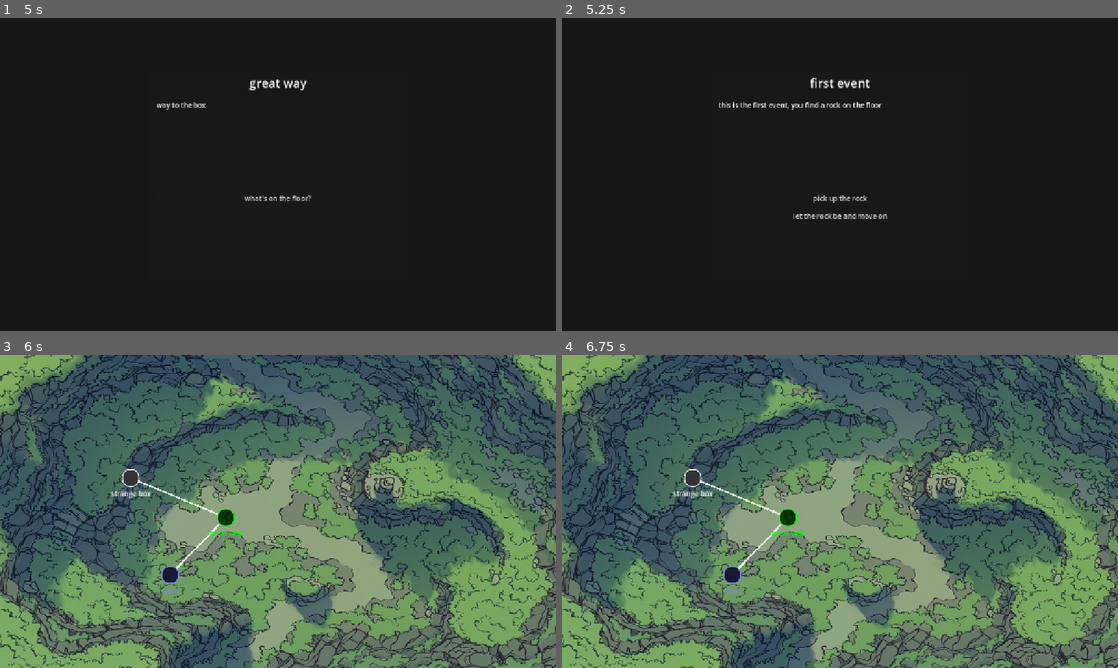
Above: before the commit, frames 1-4 (two rows, left to right).
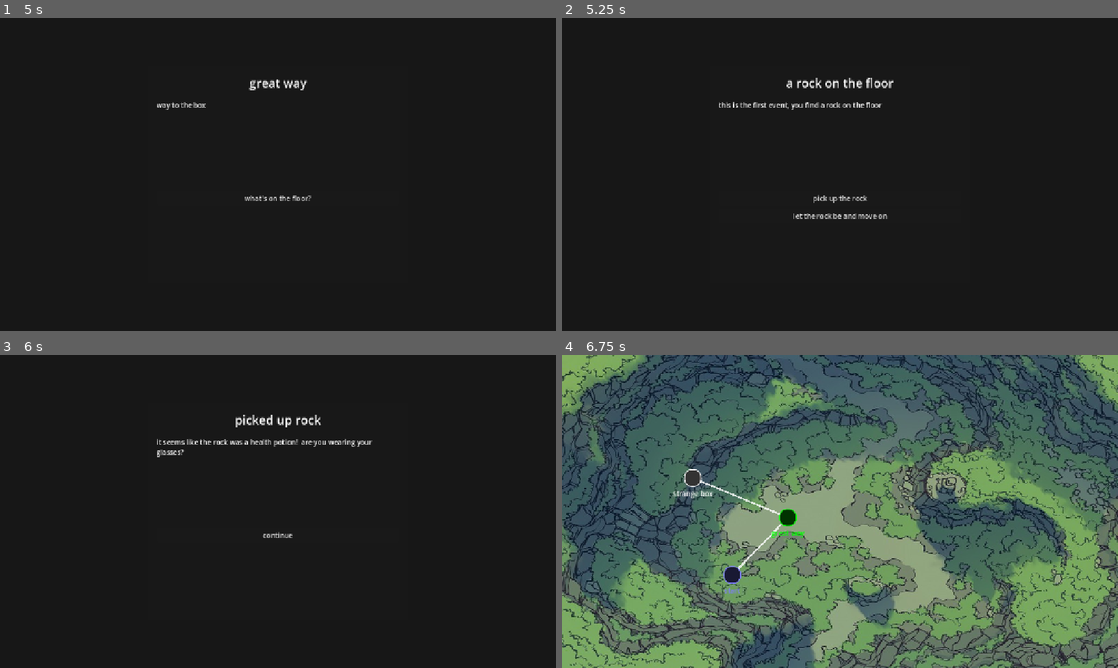
Above: after the commit, the same moments.

Repository: IzzetNecu/deckbuilderTool
Game: Godot game, scene res://scenes/main_menu/MainMenu.tscn
Same seed, same stepped clock (60 frames per second), same inputs: the game is played once before the commit and once after it.
Inputs (mouse positions are in pixels of both pictures, inside the frame that each line leads up to):
- Up to frame 1 (5 s): click "Start Game" at 0.5 s; click "start" at 1.25 s; click "Leave" at 2 s; click "start" at 2.75 s; click "Leave" at 3.5 s; click "great way" at 4.25 s
- Up to frame 2 (5.25 s): click "what's on the floor?" at 5 s
- Up to frame 3 (6 s): click "pick up the rock" at 5.75 s
- Up to frame 4 (6.75 s): click (840, 536) at 6.5 s, where only the run after the commit has a clickable "continue"

Frame 1 is identical in both runs. In frame 2, 0.4% of the frame differs, in the area x 40-60%, y 19-23%; in frame 3, 96%, in the area x 0-100%, y 0-100%; in frame 4, nothing differs.

Commit message:
Engine/Editor: Support quantities for items in conditions and outcomes

Diff:
--- a/game/autoloads/ConditionEvaluator.gd
+++ b/game/autoloads/ConditionEvaluator.gd
@@ -21,13 +21,13 @@
 		"lacksKeyItem":
 			return target not in GameState.key_items
 		"hasConsumable":
-			return target in GameState.consumables
+			return _compare(GameState.get_consumable_count(target), op, max(1, int(value)))
 		"lacksConsumable":
-			return target not in GameState.consumables
+			return GameState.get_consumable_count(target) == 0
 		"hasEquipment":
-			return target in GameState.equipment
+			return _compare(GameState.get_equipment_count(target), op, max(1, int(value)))
 		"lacksEquipment":
-			return target not in GameState.equipment
+			return GameState.get_equipment_count(target) == 0
 		"hasFactionRank":
 			# Future implementation
 			return false
--- a/game/autoloads/GameState.gd
+++ b/game/autoloads/GameState.gd
@@ -30,24 +30,52 @@
 		return get(stat_name)
 	return 0
 
+func get_consumable_count(id: String) -> int:
+	var count = 0
+	for item in consumables:
+		if item == id: count += 1
+	return count
+
+func get_equipment_count(id: String) -> int:
+	var count = 0
+	for item in equipment:
+		if item == id: count += 1
+	return count
+
+func get_key_item_count(id: String) -> int:
+	var count = 0
+	for item in key_items:
+		if item == id: count += 1
+	return count
+
 func has_consumable(id: String) -> bool:
-	return id in consumables
+	return get_consumable_count(id) > 0
 
 func has_equipment(id: String) -> bool:
-	return id in equipment
+	return get_equipment_count(id) > 0
 
 func has_key_item(id: String) -> bool:
-	return id in key_items
+	return get_key_item_count(id) > 0
 
-func add_consumable(id: String) -> void:
-	consumables.append(id)
+func add_consumable(id: String, amount: int = 1) -> void:
+	for i in range(amount):
+		consumables.append(id)
 
-func remove_consumable(id: String) -> void:
-	if id in consumables:
-		consumables.erase(id)
+func remove_consumable(id: String, amount: int = 1) -> void:
+	var removed = 0
+	for i in range(consumables.size() - 1, -1, -1):
+		if consumables[i] == id:
+			consumables.remove_at(i)
+			removed += 1
+			if removed >= amount:
+				break
 
-func add_equipment(id: String) -> void:
-	if not has_equipment(id):
+func add_equipment(id: String, amount: int = 1) -> void:
+	for i in range(amount):
+		if not has_equipment(id):
+			# If we want to allow multiple identical equipment, we remove the `if not`
+			# But typically equipment is unique. We'll allow multiples if requested:
+			pass
 		equipment.append(id)
 		# Add associated cards
 		var equip_data = GameData.get_equipment(id)
@@ -55,24 +83,35 @@
 			for card_id in equip_data.cardIds:
 				deck.append(card_id)
 
-func remove_equipment(id: String) -> void:
-	if has_equipment(id):
-		equipment.erase(id)
-		# Remove associated cards
-		var equip_data = GameData.get_equipment(id)
-		if equip_data.has("cardIds"):
-			for card_id in equip_data.cardIds:
-				var idx = deck.find(card_id)
-				if idx != -1:
-					deck.remove_at(idx)
+func remove_equipment(id: String, amount: int = 1) -> void:
+	var removed = 0
+	for i in range(equipment.size() - 1, -1, -1):
+		if equipment[i] == id:
+			equipment.remove_at(i)
+			# Remove associated cards
+			var equip_data = GameData.get_equipment(id)
+			if equip_data.has("cardIds"):
+				for card_id in equip_data.cardIds:
+					var idx = deck.find(card_id)
+					if idx != -1:
+						deck.remove_at(idx)
+			removed += 1
+			if removed >= amount:
+				break
 
-func add_key_item(id: String) -> void:
-	if not has_key_item(id):
-		key_items.append(id)
+func add_key_item(id: String, amount: int = 1) -> void:
+	for i in range(amount):
+		if not has_key_item(id):
+			key_items.append(id)
 
-func remove_key_item(id: String) -> void:
-	if has_key_item(id):
-		key_items.erase(id)
+func remove_key_item(id: String, amount: int = 1) -> void:
+	var removed = 0
+	for i in range(key_items.size() - 1, -1, -1):
+		if key_items[i] == id:
+			key_items.remove_at(i)
+			removed += 1
+			if removed >= amount:
+				break
 
 func save() -> void:
 	pass # To be implemented in Phase 6
--- a/game/autoloads/OutcomeExecutor.gd
+++ b/game/autoloads/OutcomeExecutor.gd
@@ -25,17 +25,17 @@
 			if current != null:
 				GameState.set(target, current + int(value))
 		"addKeyItem":
-			GameState.add_key_item(target)
+			GameState.add_key_item(target, max(1, int(value)))
 		"removeKeyItem":
-			GameState.remove_key_item(target)
+			GameState.remove_key_item(target, max(1, int(value)))
 		"addEquipment":
-			GameState.add_equipment(target)
+			GameState.add_equipment(target, max(1, int(value)))
 		"removeEquipment":
-			GameState.remove_equipment(target)
+			GameState.remove_equipment(target, max(1, int(value)))
 		"addConsumable":
-			GameState.add_consumable(target)
+			GameState.add_consumable(target, max(1, int(value)))
 		"removeConsumable":
-			GameState.remove_consumable(target)
+			GameState.remove_consumable(target, max(1, int(value)))
 		"addCard":
 			GameState.deck.append(target)
 		"removeCard":
--- a/game/data/game_data.json
+++ b/game/data/game_data.json
@@ -87,7 +87,7 @@
   "events": [
     {
       "id": "bde53165-1f55-45de-9548-01d9dea870da",
-      "name": "first event",
+      "name": "a rock on the floor",
       "description": "this is the first event, you find a rock on the floor",
       "options": [
         {
@@ -96,15 +96,21 @@
           "conditions": [],
           "outcomes": [
             {
-              "id": "d2f383ef-fe0d-46b2-8bfb-3fd3869cf298",
+              "id": "1b116e63-75e3-4e5a-b8eb-bcb5391d5fda",
+              "type": "setFlag",
+              "target": "pick_up_rock",
+              "value": "true"
+            },
+            {
+              "id": "718f08cc-d4ef-4733-8855-ecc8be395cc1",
+              "type": "startEvent",
+              "target": "260e9dc2-d7da-4529-a973-edb57fa69a82",
+              "value": ""
+            },
+            {
+              "id": "dea99fd4-fac4-49a3-80a0-9dc5d4cd516e",
               "type": "addConsumable",
               "target": "cdbb3dd6-b04f-41a3-af57-0d9af9c5f04f",
-              "value": "1"
-            },
-            {
-              "id": "f7665f92-7a98-47c2-8114-c8dd070b1b4b",
-              "type": "text",
-              "target": "oh, it was a health potion",
               "value": ""
             }
           ]
@@ -112,6 +118,53 @@
         {
           "id": "724d2481-4082-45d2-8ef7-d46e38e8de39",
           "text": "let the rock be and move on",
+          "conditions": [],
+          "outcomes": []
+        }
+      ]
+    },
+    {
+      "id": "260e9dc2-d7da-4529-a973-edb57fa69a82",
+      "name": "picked up rock",
+      "description": "it seems like the rock was a health potion!  are you wearing your glasses?",
+      "options": [
+        {
+          "id": "ccef68f2-1afc-4ecc-9507-eae69e36f950",
+          "text": "continue",
+          "conditions": [],
+          "outcomes": []
+        }
+      ]
+    },
+    {
+      "id": "e9bfc6a2-36fa-4e14-a47b-54c65df57287",
+      "name": "walking along",
+      "description": "you walk ",
+      "options": [
+        {
+          "id": "522a4a07-8414-4720-ba59-dea11a9bc4bc",
+          "text": "what's on the floor?",
+          "conditions": [
+            {
+              "id": "2b262c49-c430-4f2a-b684-cb9ab76ffb9f",
+              "type": "checkFlag",
+              "target": "pick_up_rock",
+              "operator": "==",
+              "value": "false"
+            }
+          ],
+          "outcomes": [
+            {
+              "id": "cc11f74d-2e7c-4ec3-9764-eed2dddac817",
+              "type": "startEvent",
+              "target": "bde53165-1f55-45de-9548-01d9dea870da",
+              "value": ""
+            }
+          ]
+        },
+        {
+          "id": "c1282b38-2029-4638-9692-a0ceb6a9dc9e",
+          "text": "moving on",
           "conditions": [],
           "outcomes": []
         }
Not shown, changed: index.html
Not shown, changed: src/builder/builder.js
Not shown, changed: src/builder/editors/card-editor.js
Not shown, changed: src/builder/editors/consumable-editor.js
Not shown, changed: src/builder/editors/deck-editor.js
Not shown, changed: src/builder/editors/enemy-editor.js
Not shown, changed: src/builder/editors/equipment-editor.js
Not shown, changed: src/builder/editors/event-editor.js
Not shown, changed: src/builder/editors/faction-editor.js
Not shown, changed: src/builder/editors/flag-editor.js
Not shown, changed: src/builder/editors/keyitem-editor.js
Not shown, changed: src/builder/editors/map-editor.js
(and 1 more such lines)
